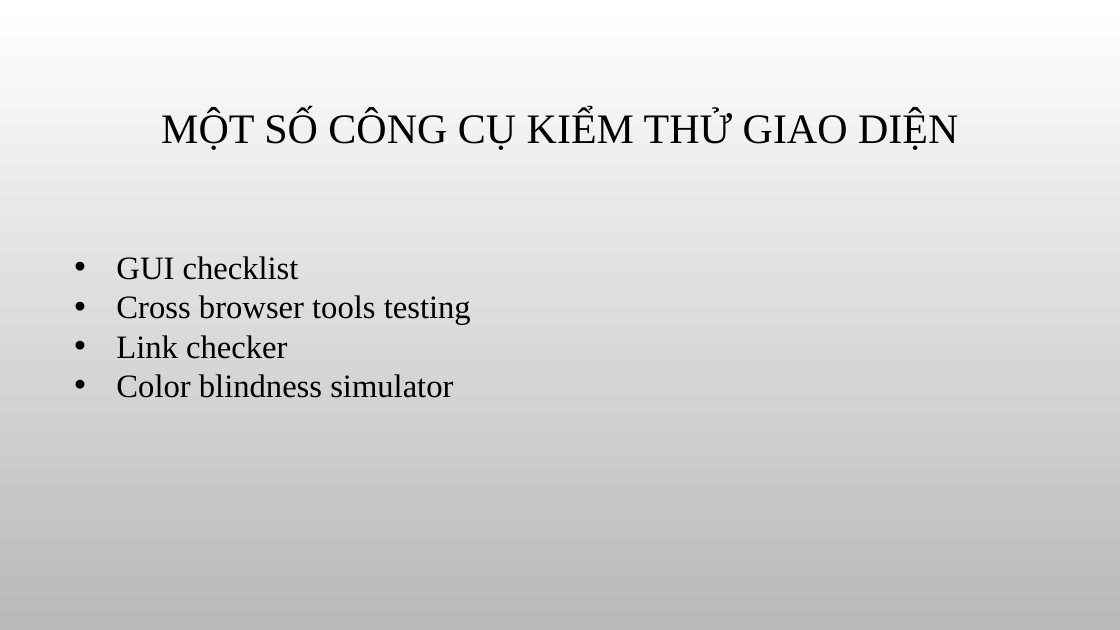
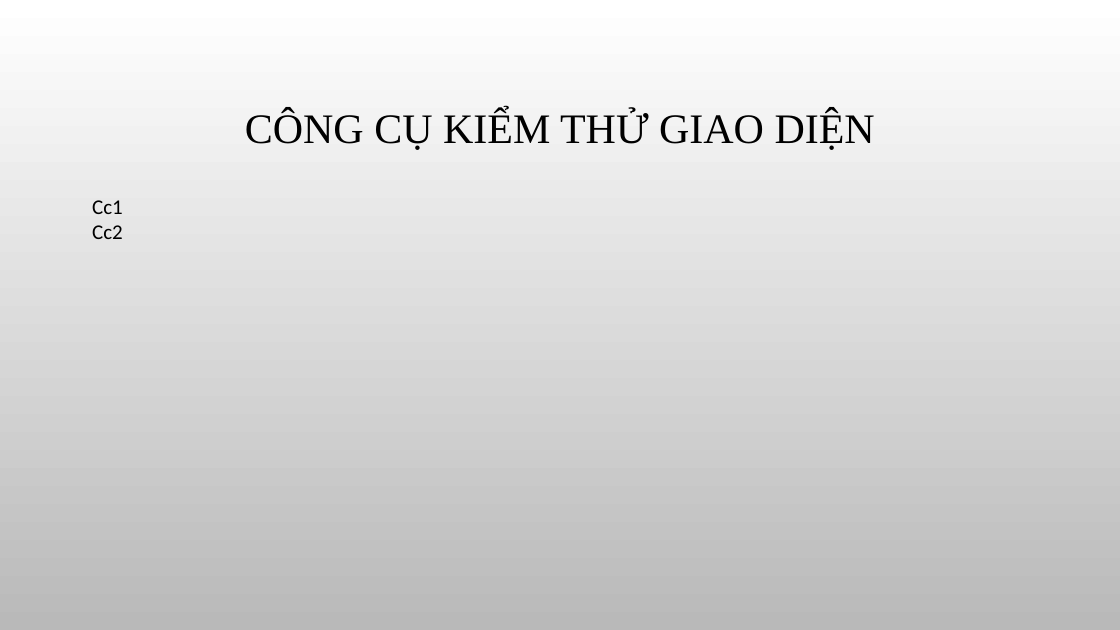
Before and after one commit to khoahoang/GUI-Usability-testing-research, a slide deck: slide 17 of slide/GUI & Usability testing group 20.pptx (slide 19 before the commit). Drawn at 1120x630 pixels with LibreOffice and Linux fonts; fonts in the diff are those of the drawing; background and template pictures are left out. Boxes give left, top, right and bottom in pixels: in the first picture for what was removed or moved away, otherwise in the second. Text is boxed around its words. In the diff, an @@ line names an element or a change of style, - is before the commit and + after.

Commit message:
Slide version 2

```diff
--- a/slide/GUI & Usability testing group 20.pptx
+++ b/slide/GUI & Usability testing group 20.pptx
@@ title at bbox=[245, 110, 875, 150]: text changed @@
-MỘT SỐ CÔNG CỤ KIỂM THỬ GIAO DIỆN
+CÔNG CỤ KIỂM THỬ GIAO DIỆN
@@ text added at bbox=[92, 200, 123, 239], 18 pt, text #000000 @@
+Cc1
+Cc2
@@ text removed at bbox=[116, 256, 471, 398] @@
-• GUI checklist
-• Cross browser tools testing
-• Link checker
-• Color blindness simulator
```
Also in this commit, not shown: 3 other slides changed, 4 slides added, 7 slides removed, 1 other file.
